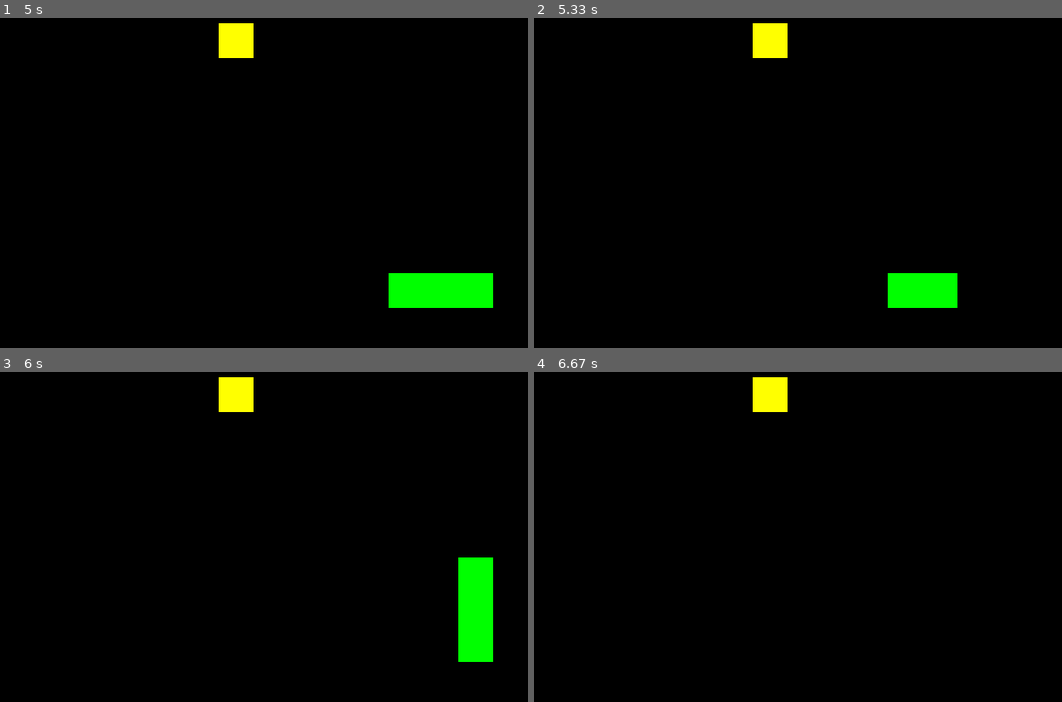
Above: before the commit, frames 1-4 (two rows, left to right).
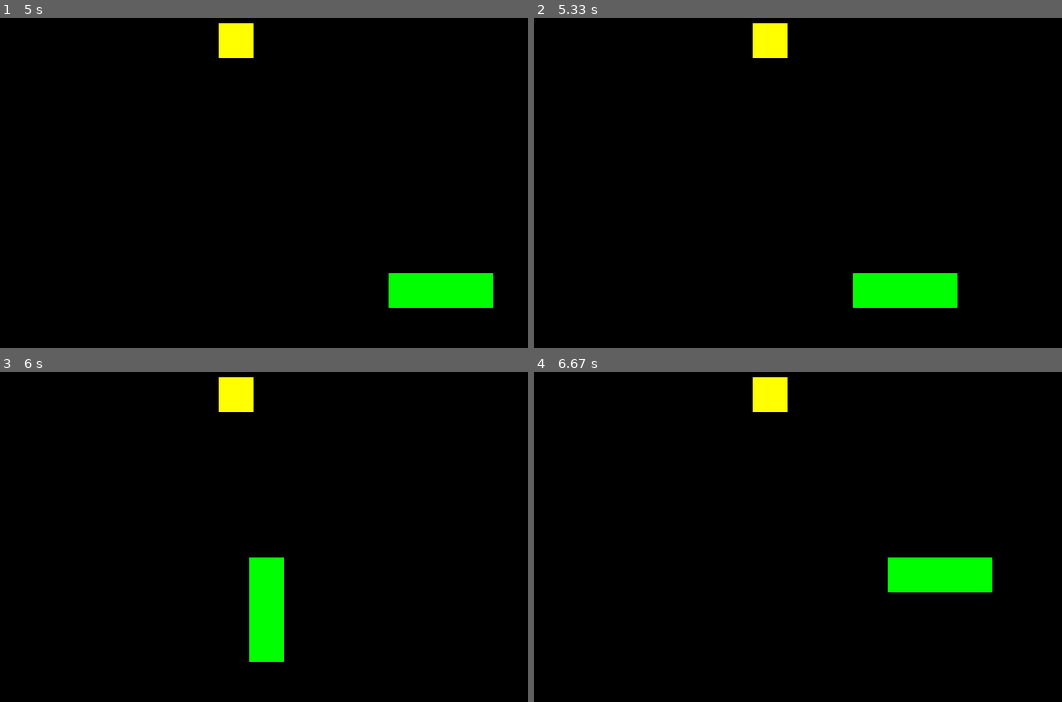
Above: after the commit, the same moments.

Repository: temich719/pygame
Game: pygame game, started from main.py
Same seed, same stepped clock (60 frames per second), same inputs: the game is played once before the commit and once after it.
Inputs:
- Up to frame 1 (5 s): hold Right 0.33-0.8 s; hold Up 0.83-1.3 s; hold Right 1.33-1.8 s; hold Down 2.4-2.7 s; hold Left 2.73-3.13 s; hold Up 3.17-3.53 s; hold Right 3.57-4.2 s; hold Down 4.23-4.6 s; hold Left from 4.63 s (still down)
- Up to frame 2 (5.33 s): release Left at 5.1 s; hold Right from 5.13 s (still down)
- Up to frame 3 (6 s): release Right at 5.6 s; hold Up 5.63-5.93 s; hold Right from 5.97 s (still down)
- Up to frame 4 (6.67 s): release Right at 6.43 s; hold Left from 6.47 s (still down)

Frame 1 is identical in both runs. In frame 2, 0.7% of the frame differs, in the area x 60-67%, y 77-88%; in frame 3, 4.2%, in the area x 47-94%, y 56-88%; in frame 4, 2.1%.

Commit message:
added check if new direction of snake is opposite to current direction or not

Diff:
--- a/snake.py
+++ b/snake.py
@@ -35,8 +35,14 @@
     def add_block(self):
         self.__new_block = True
 
+    @staticmethod
+    def __are_opposite(first_vector, second_vector):
+        scalar_product = first_vector.x * second_vector.x + first_vector.y * second_vector.y
+        return scalar_product == -1
+
     def change_direction(self, direction):
-        self.__direction = direction
+        if not self.__are_opposite(self.__direction, direction):
+            self.__direction = direction
 
     def get_head_pos(self):
         head = self.__body[0]
